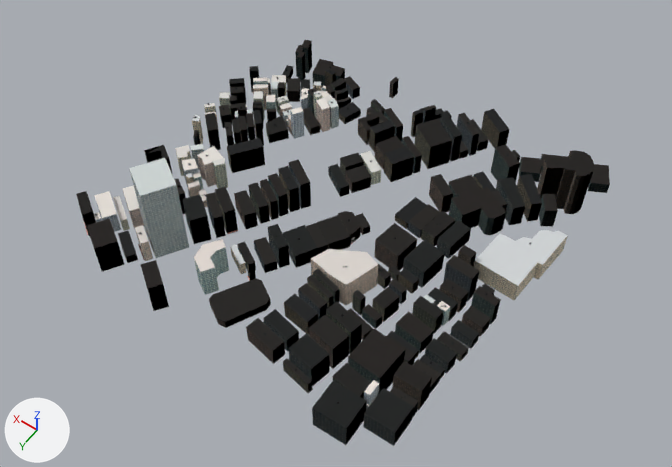
What one commit did to the glTF model assets/urban/15.gltf.
Both versions are drawn from a camera (50 mm lens) standing at (-411.0, 574.0, 856.0) and looking at (-24.0, 33.0, 7.0). The axes (+X, +Y, +Z) are drawn at lower left. The lights are the same throughout. The picture after the commit comes second. Vertices at exactly the same position are counted once.

Names of what the first picture shows: 'Station 15 surrounding real OSM building footprints'.
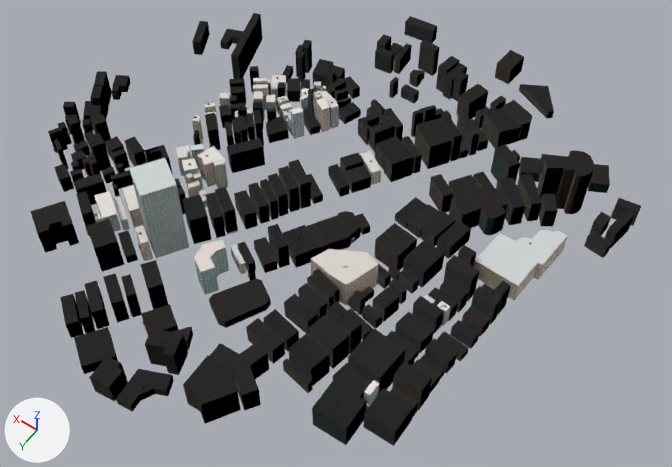
Pixel boxes (x1, y1, x2, y2) of what changed, in the pictures (672 x 467 px):
'Station 15 surrounding real OSM building footprints', reshaped (14% wider, 7% taller)
    before: (76, 40, 610, 446)
    after: (30, 13, 641, 446)
part 1 of me_mesh_0, added
    after: (490, 96, 506, 110)
part 2 of me_mesh_0, added
    after: (67, 116, 85, 144)
part 3 of me_mesh_0, added
    after: (54, 139, 69, 169)
part 4 of me_mesh_0, added
    after: (493, 281, 511, 315)
part 5 of me_mesh_0, added
    after: (584, 231, 611, 258)
part 6 of me_mesh_0, added
    after: (307, 174, 323, 204)
part 7 of me_mesh_0, added
    after: (30, 13, 554, 424)
part 8 of me_mesh_0, added
    after: (589, 198, 641, 249)

Patch to the scene script:
```diff
--- a/assets/urban/15.gltf.py
+++ b/assets/urban/15.gltf.py
@@ me_mesh_0 @@
 # used by ob_station_15_surrounding_real_osm_building_footprints; location = (0.0, 0.0, 0.0)
-me_mesh_0.from_pydata(...)  # 4127 vertices, 3978 faces; spans x -251.0..238.0, y -239.0..240.0, z 0.0..110.0
+me_mesh_0.from_pydata(...)  # 5733 vertices, 5509 faces; spans x -299.0..367.0, y -343.0..341.0, z 0.0..110.0
+# me_mesh_0 part 1: the loose piece of 8 vertices spanning x -115.0..-75.0, y -227.0..-194.0, z 0.0..33.0 is copied, and the copy is turned 110.3 degrees about the z axis through its middle and scaled by 0.545, then moved by (21.0, -45.0, -7.0); it spans x -80.0..-68.0, y -267.0..-245.0, z 0.0..19.0
+# me_mesh_0 part 2: the loose piece of 8 vertices spanning x 148.0..163.0, y 95.0..110.0, z 0.0..40.0 is copied, and the copy is moved by (169.0, -4.0, 0.0); it spans x 317.0..333.0, y 90.0..107.0, z 0.0..40.0
+# me_mesh_0 part 3: the loose piece of 8 vertices spanning x 199.0..222.0, y 91.0..109.0, z 0.0..12.0 is copied, and the copy is scaled about its middle by (0.833, 0.68, 3.1), then moved by (104.0, 36.0, 12.0); it spans x 305.0..323.0, y 130.0..142.0, z 0.0..36.0
+# me_mesh_0 part 4: the loose piece of 8 vertices spanning x -180.0..-163.0, y -15.0..-4.0, z 0.0..40.0 is copied, and the copy is turned 89.7 degrees about the z axis through its middle and scaled by 0.996, then moved by (-55.0, 20.0, 0.0); it spans x -232.0..-220.0, y 2.0..19.0, z 0.0..40.0
+# me_mesh_0 part 5: the loose piece of 8 vertices spanning x -190.0..-143.0, y -140.0..-99.0, z 0.0..32.0 is copied, and the copy is turned 34.2 degrees about the z axis through its middle and scaled by 0.573, then moved by (-111.0, -6.0, -6.0); it spans x -291.0..-265.0, y -132.0..-119.0, z 0.0..19.0
+# me_mesh_0 part 6: the loose piece of 8 vertices spanning x 27.0..66.0, y -8.0..23.0, z 0.0..44.0 is copied, and the copy is scaled about its middle by (0.953, 0.951, 0.27), then moved by (-8.0, -14.0, -16.0); it spans x 20.0..57.0, y -21.0..8.0, z 0.0..12.0
+# me_mesh_0 part 7: 1438 vertices added at x -138.0..367.0, y -343.0..341.0, z 0.0..45.0
+# me_mesh_0 part 8: 96 vertices added at x -299.0..-261.0, y -193.0..-119.0, z 0.0..30.0
+# other edits to the shape of me_mesh_0 do not show in these pictures
 me_mesh_0.materials.append(mat_windowed_plaster_0)
```
